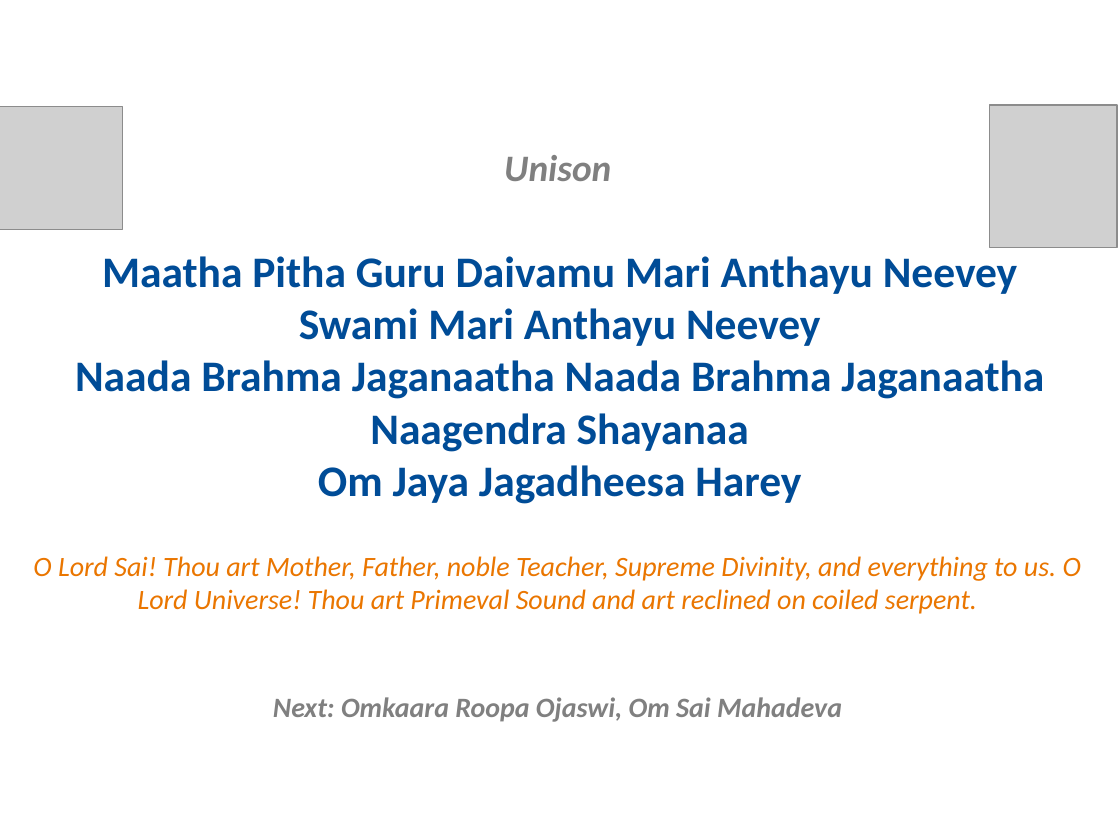
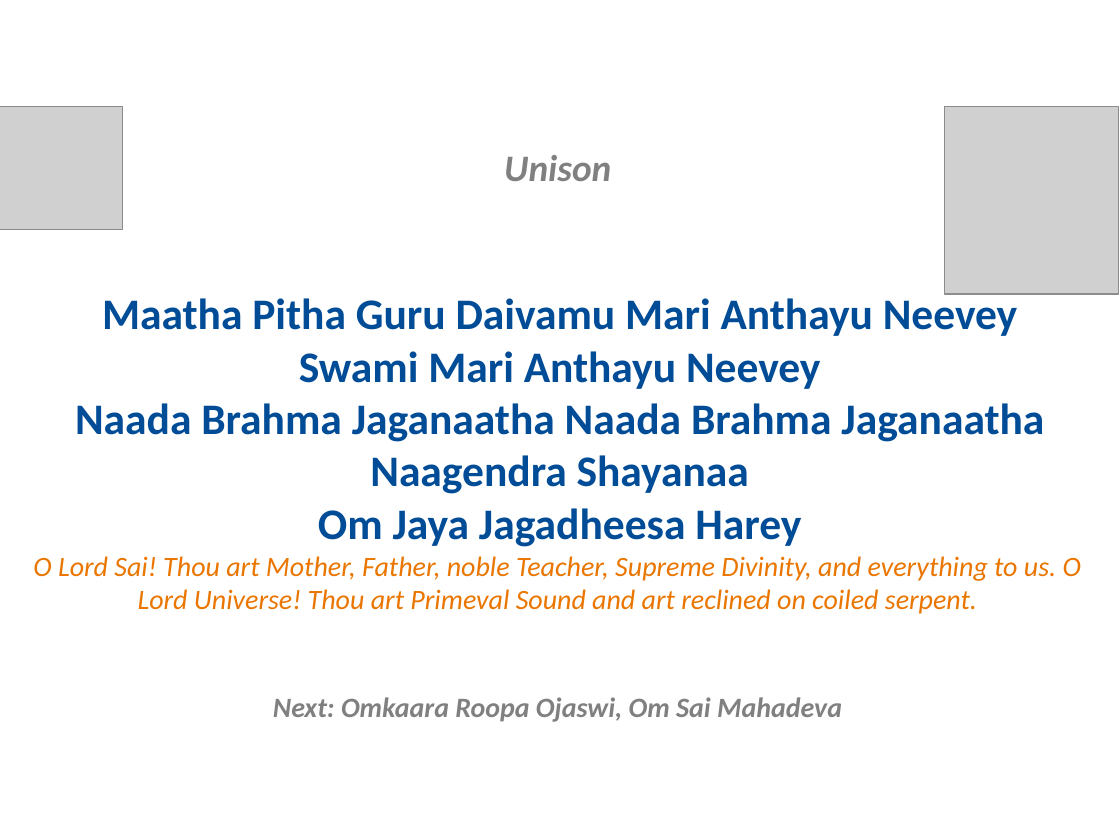
Before and after one commit to rkanadam/saibhajanmaker, a slide deck: slide 9 of WebContent/WEB-INF/templates/25th Anniversary/postUnison.pptx. Drawn at 1120x840 pixels with LibreOffice and Linux fonts; fonts in the diff are those of the drawing; grey boxes stand for pictures. Boxes give left, top, right and bottom in pixels: in the first picture for what was removed or moved away, otherwise in the second. Text is boxed around its words. In the diff, an @@ line names an element or a change of style, - is before the commit and + after.

```diff
--- a/WebContent/WEB-INF/templates/25th Anniversary/postUnison.pptx
+++ b/WebContent/WEB-INF/templates/25th Anniversary/postUnison.pptx
@@ picture: place and size @@
-picture at <box>990,105,1118,248</box>
+picture at <box>945,106,1119,295</box>
@@ text "Maatha Pitha Guru Daivamu Mari ..." rewrapped from <box>75,256,1044,504</box> to <box>75,293,1044,547</box> @@
```
Also in this commit, not shown: 11 other slides changed, 7 other files.
